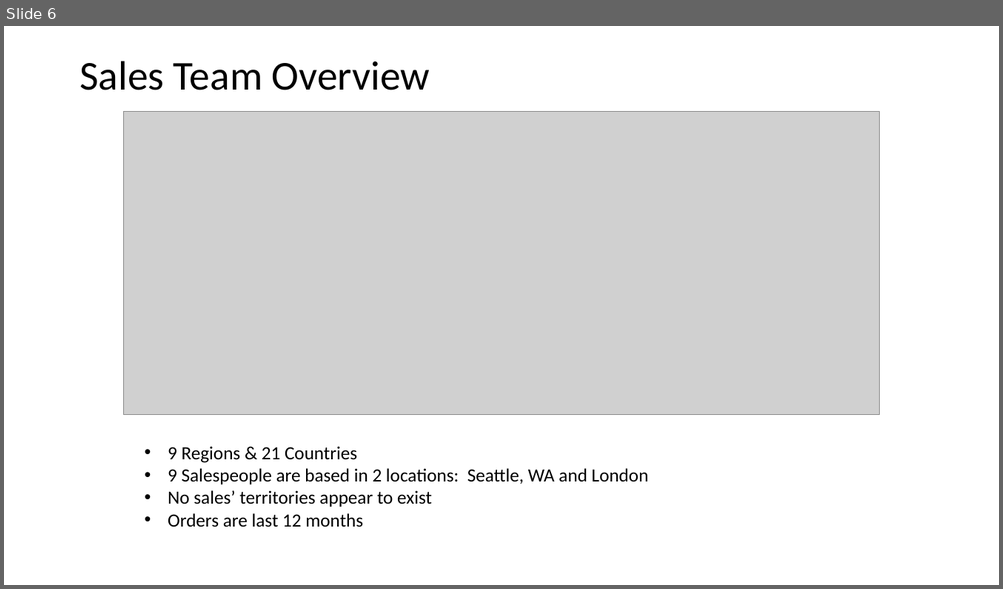
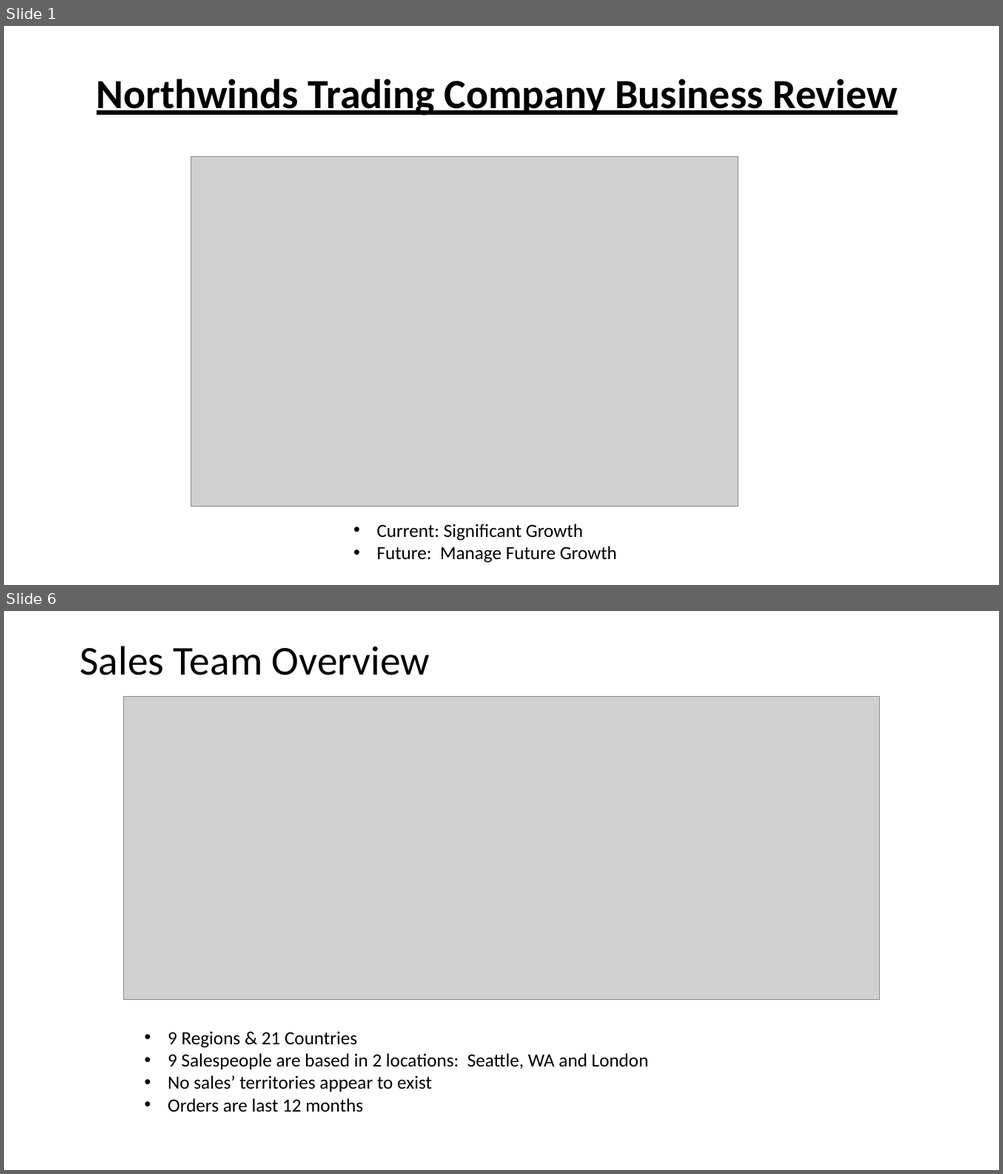
Before and after one commit to joewebb11/dsc-2-final-project-online-ds-pt-112618, a slide deck: NorthWindsPresentation.pptx. Shown one above the other, each under a label of ours: slide 6 before the commit, slides 1 and 6 after it; the slides between them are not shown. The pictures are 1003x589 and 1003x1174 pixels, drawn with LibreOffice and Linux fonts; fonts in the diff are those of the drawing; grey boxes stand for pictures. Boxes give left, top, right and bottom in pixels: in the first picture for what was removed or moved away, otherwise in the second. Text is boxed around its words. In the diff, an @@ line names an element or a change of style, - is before the commit and + after.

```diff
--- a/NorthWindsPresentation.pptx
+++ b/NorthWindsPresentation.pptx
@@ slide 1 added at (4,26,999,585), background #FFFFFF @@
@@ title added at (96,79,896,116), 40 pt, text #000000, bold, underline @@
+Northwinds Trading Company Business Review
@@ picture added at (191,156,738,506) @@
@@ text added at (377,524,617,563), 18 pt, text #000000 @@
+• Current: Significant Growth
+• Future: Manage Future Growth
```
Also in this commit, not shown: 6 slides changed, 1 other slide added, 2 slides removed, 2 other files.
